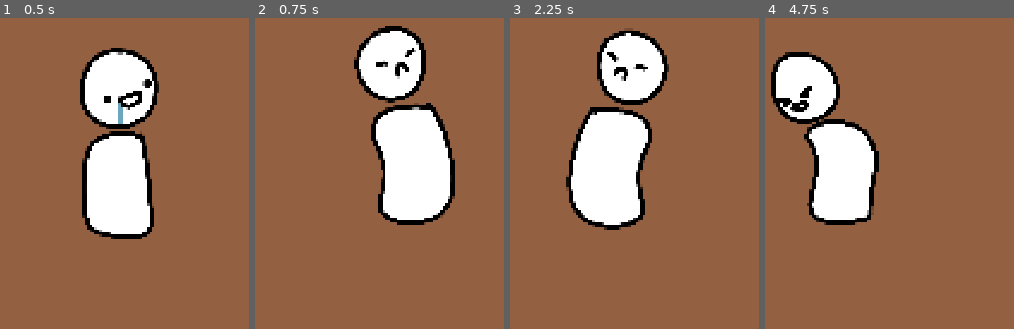
Above: before the commit, frames 1-4 (left to right).
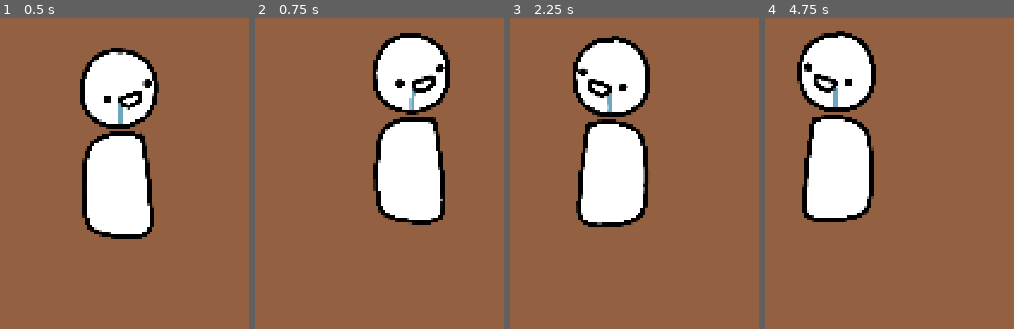
Above: after the commit, the same moments.

Repository: IMOitself/godot-game-idk
Game: Godot game, scene res://scenes/game.tscn
The game is run twice, just before and just after one commit, with the same random seed, the same clock (stepped at 60 frames per second) and the same inputs.
Inputs (mouse positions are in pixels of both pictures, inside the frame that each line leads up to):
- Up to frame 1 (0.5 s): no input
- Up to frame 2 (0.75 s): move the mouse to (469, 217) at 0.52 s; press the mouse at (469, 217) at 0.53 s; hold D (move_right) from 0.53 s (still down)
- Up to frame 3 (2.25 s): move the mouse to (534, 294) at 1.27 s; release the mouse at (534, 294) at 1.28 s; click (534, 294) at 1.35 s; move the mouse to (671, 80) at 2.02 s; release D (move_right) at 2.03 s; press the mouse at (671, 80) at 2.03 s; hold A (move_left) from 2.03 s (still down)
- Up to frame 4 (4.75 s): move the mouse to (outside the picture) at 2.77 s; release A (move_left) at 2.78 s; release the mouse at (outside the picture) at 2.78 s; hold D (move_right) 2.78-4.28 s; click (outside the picture) at 2.85 s; move the mouse to (outside the picture) at 3.52 s; press the mouse at (outside the picture) at 3.53 s; move the mouse to (outside the picture) at 4.27 s; release the mouse at (outside the picture) at 4.28 s; hold A (move_left) from 4.28 s (still down); click (outside the picture) at 4.35 s

Frame 1 is identical in both runs. In frame 2, 9.7% of the frame differs, in the area x 39-81%, y 2-67%; in frame 3, 9.8%; in frame 4, 11%, in the area x 2-46%, y 4-67%.

Commit message:
feat: left, interact, right buttons

Diff:
--- a/project.godot
+++ b/project.godot
@@ -38,11 +38,6 @@
 , Object(InputEventKey,"resource_local_to_scene":false,"resource_name":"","device":-1,"window_id":0,"alt_pressed":false …(186 unchanged characters)…
 ]
 }
-jump={
-"deadzone": 0.2,
-"events": [Object(InputEventKey,"resource_local_to_scene":false,"resource_name":"","device":-1,"window_id":0,"alt_pressed":false,"shift_pressed":false,"ctrl_pressed":false,"meta_pressed":false,"pressed":false,"keycode":0,"physical_keycode":32,"key_label":0,"unicode":32,"location":0,"echo":false,"script":null)
-]
-}
 attack={
 "deadzone": 0.2,
 "events": [Object(InputEventMouseButton,"resource_local_to_scene":false,"resource_name":"","device":-1,"window_id":0,"a …(253 unchanged characters)…
@@ -50,8 +45,7 @@
 }
 interact={
 "deadzone": 0.2,
-"events": [Object(InputEventMouseButton,"resource_local_to_scene":false,"resource_name":"","device":-1,"window_id":0,"alt_pressed":false,"shift_pressed":false,"ctrl_pressed":false,"meta_pressed":false,"button_mask":0,"position":Vector2(0, 0),"global_position":Vector2(0, 0),"factor":1.0,"button_index":1,"canceled":false,"pressed":false,"double_click":false,"script":null)
-]
+"events": []
 }
 
 [physics]
--- /dev/null
+++ b/scenes/control.tscn
@@ -0,0 +1,71 @@
+[gd_scene format=3 uid="uid://by44e7yb3mpwy"]
+
+[ext_resource type="Script" uid="uid://cjacprtkyt0ar" path="res://scripts/control.gd" id="1_5p55f"]
+
+[sub_resource type="StyleBoxFlat" id="StyleBoxFlat_5p55f"]
+content_margin_left = 0.0
+content_margin_top = 0.0
+content_margin_right = 0.0
+content_margin_bottom = 0.0
+bg_color = Color(0.101960786, 0.101960786, 0.101960786, 0)
+corner_radius_top_left = 3
+corner_radius_top_right = 3
+corner_radius_bottom_right = 3
+corner_radius_bottom_left = 3
+corner_detail = 5
+
+[sub_resource type="StyleBoxFlat" id="StyleBoxFlat_r67kn"]
+content_margin_left = 0.0
+content_margin_top = 0.0
+content_margin_right = 0.0
+content_margin_bottom = 0.0
+bg_color = Color(0.101960786, 0.101960786, 0.101960786, 0)
+corner_radius_top_left = 3
+corner_radius_top_right = 3
+corner_radius_bottom_right = 3
+corner_radius_bottom_left = 3
+corner_detail = 5
+
+[sub_resource type="StyleBoxFlat" id="StyleBoxFlat_brbbq"]
+content_margin_left = 0.0
+content_margin_top = 0.0
+content_margin_right = 0.0
+content_margin_bottom = 0.0
+bg_color = Color(0.101960786, 0.101960786, 0.101960786, 0)
+corner_radius_top_left = 3
+corner_radius_top_right = 3
+corner_radius_bottom_right = 3
+corner_radius_bottom_left = 3
+corner_detail = 5
+
+[node name="Control" type="Control" unique_id=1241852632]
+layout_mode = 3
+anchors_preset = 15
+anchor_right = 1.0
+anchor_bottom = 1.0
+grow_horizontal = 2
+grow_vertical = 2
+script = ExtResource("1_5p55f")
+
+[node name="left" type="PanelContainer" parent="." unique_id=2142851999]
+layout_mode = 0
+offset_top = 939.0
+offset_right = 288.0
+offset_bottom = 1920.0
+theme_override_styles/panel = SubResource("StyleBoxFlat_5p55f")
+
+[node name="interact" type="PanelContainer" parent="." unique_id=69152366]
+layout_mode = 0
+offset_left = 288.0
+offset_top = 939.0
+offset_right = 792.0
+offset_bottom = 1920.0
+theme_override_styles/panel = SubResource("StyleBoxFlat_r67kn")
+
+[node name="right" type="PanelContainer" parent="." unique_id=1089808897]
+layout_mode = 0
+offset_left = 792.0
+offset_top = 939.0
+offset_right = 1080.0
+offset_bottom = 1920.0
+theme_override_styles/panel = SubResource("StyleBoxFlat_brbbq")
--- a/scenes/game.tscn
+++ b/scenes/game.tscn
@@ -10,6 +10,7 @@
 [ext_resource type="PackedScene" uid="uid://c0k1eree8sw2i" path="res://scenes/secret_one.tscn" id="8_gee14"]
 [ext_resource type="Script" uid="uid://ciahr1ruj3awe" path="res://scripts/on_left_edge.gd" id="9_0tnpc"]
 [ext_resource type="Script" uid="uid://cb5o20jvw65sj" path="res://scripts/spawners/spawner_1.gd" id="10_vtaks"]
+[ext_resource type="PackedScene" uid="uid://by44e7yb3mpwy" path="res://scenes/control.tscn" id="11_kvpfn"]
 
 [sub_resource type="TileSetAtlasSource" id="TileSetAtlasSource_kvuet"]
 texture = ExtResource("1_u5sy4")
@@ -116,3 +117,7 @@
 [node name="CollisionShape2D" type="CollisionShape2D" parent="spawners/spawner1" unique_id=811939157]
 position = Vector2(19198.5, -1585.5)
 shape = SubResource("RectangleShape2D_qa133")
+
+[node name="CanvasLayer" type="CanvasLayer" parent="." unique_id=1273271811]
+
+[node name="Control" parent="CanvasLayer" unique_id=1241852632 instance=ExtResource("11_kvpfn")]
--- /dev/null
+++ b/scripts/control.gd
@@ -0,0 +1,18 @@
+extends Control
+
+@onready var interact: PanelContainer = $interact
+@onready var left: PanelContainer = $left
+@onready var right: PanelContainer = $right
+
+func _ready() -> void:
+	interact.gui_input.connect(_on_panel_input.bind("interact"))
+	left.gui_input.connect(_on_panel_input.bind("move_left"))
+	right.gui_input.connect(_on_panel_input.bind("move_right"))
+
+
+func _on_panel_input(event: InputEvent, action_name: String) -> void:
+	if (event is InputEventMouseButton and event.button_index == MOUSE_BUTTON_LEFT) or event is InputEventScreenTouch:
+		var action_event := InputEventAction.new()
+		action_event.action = action_name
+		action_event.pressed = event.pressed
+		Input.parse_input_event(action_event)
--- a/scripts/player.gd
+++ b/scripts/player.gd
@@ -35,8 +35,6 @@
 func _physics_process(delta: float) -> void:
 	if not is_on_floor(): velocity += get_gravity() * delta
 
-	handle_anims()
-
 	var direction := Input.get_axis("move_left", "move_right")
 
 	if direction == -1: anim.flip_h = true
@@ -50,15 +48,17 @@
 
 	move_and_slide()
 
-func handle_anims():
-	if Input.is_action_just_pressed("interact") and not is_interacting:
-		is_interacting = true
-		anim.play("interact")
-		await anim.animation_finished
-		is_interacting = false
-
-	if not is_interacting: anim.play("idle")
+func play_interact_anim():
+	is_interacting = true
+	anim.play("interact")
+	await anim.animation_finished
+	is_interacting = false
+	anim.play("idle")
 
 func _on_animation_finished():
 	if anim.animation == "interact":
 		is_interacting = false
+
+func _unhandled_input(event: InputEvent) -> void:
+	if event.is_action_pressed("interact") and not is_interacting:
+		play_interact_anim()
Not shown, added: scripts/control.gd.uid
